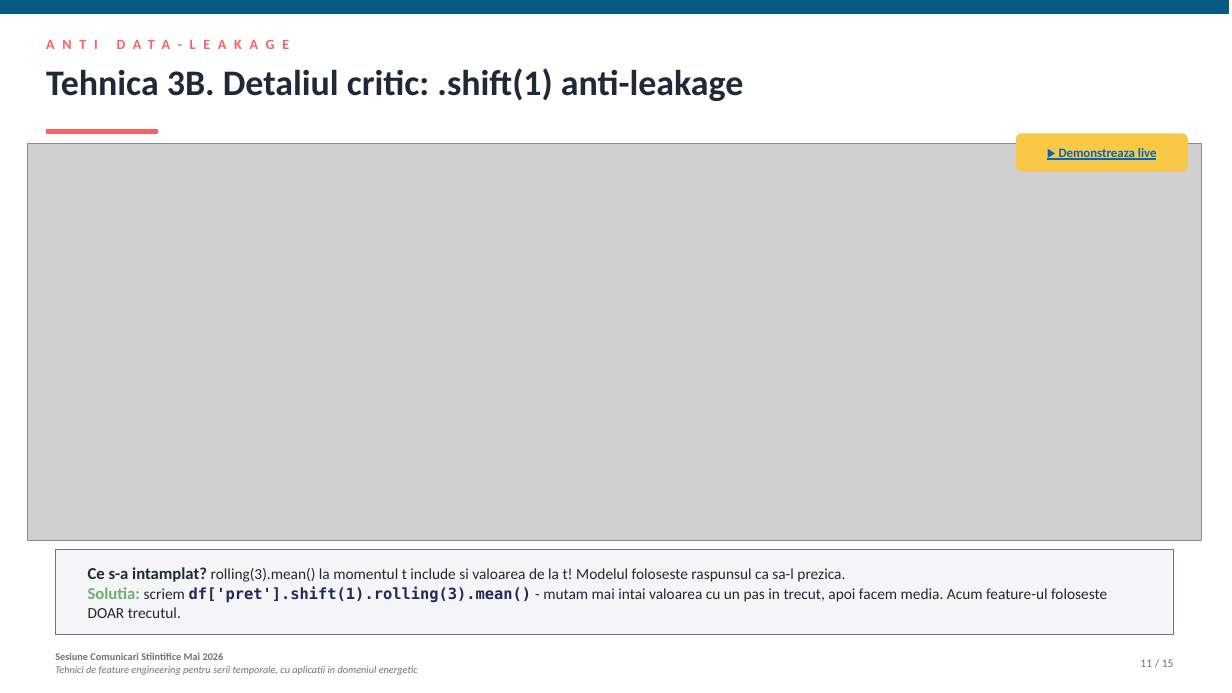
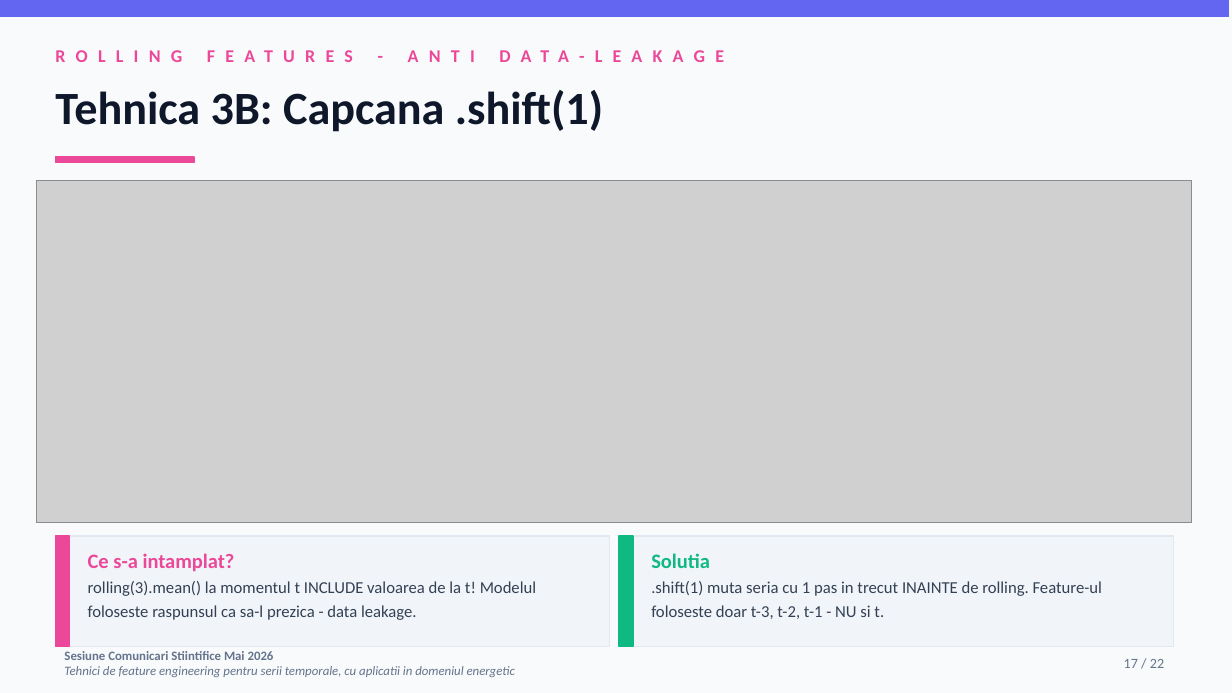
Before and after one commit to diana-nenu/Disertatie_AI_Platform, a slide deck: slide 17 of docs/SCSS/SCSS_FeatureEngineering_Diana_Nenu.pptx (slide 11 before the commit). Drawn at 1232x693 pixels with LibreOffice and Linux fonts; fonts in the diff are those of the drawing; grey boxes stand for pictures. Boxes give left, top, right and bottom in pixels: in the first picture for what was removed or moved away, otherwise in the second. Text is boxed around its words. In the diff, an @@ line names an element or a change of style, - is before the commit and + after.

Commit message:
SCSS pptx V2: rebuild complet - tema Modern Indigo, 22 slide-uri, animatii click
Refactorizare totala a prezentarii conform feedback-ului:

Structura noua (22 slide-uri vs 15):
* slide 1: titlu modern cu forme decorative
* slide 2: context lucrare cu 3 cifre evidentiate
* slide 3-5: cate un slide dedicat fiecarui set de date, cu 3 carduri
  per slide (Ce contine / La ce ne ajuta / Cum contribuie la scopul final)
  - explica concret semantica fiecarui set
* slide 6: diagrama lant Cerere -> Pret -> Oferta (de ce 3 seturi)
* slide 7: Problema 1 - datele brute (timestamp, valoare) sunt inutilizabile
* slide 8: Problema 2 - 4 pattern-uri ascunse (sezonalitate orara, ciclu
  saptamanal, autoregresivitate, trend/volatilitate)
* slide 9: Problema 3 - capcanele subtile (discontinuitati, data leakage)
* slide 10: cele 3 tehnici - overview
* slide 11-13: Tehnica 1 (Encoding ciclic) - 3 slide-uri (problema, sin/cos
  basics, solutia cerc orelor)
* slide 14-15: Tehnica 2 (Lag features) - autoregresivitate teorie + aplicare
* slide 16-17: Tehnica 3 (Rolling) - introducere + capcana shift(1)
* slide 18: cele 3 tehnici impreuna - sinergie
* slide 19: validare empirica - tabel 7 modele
* slide 20-21: concluzii pe 2 slide-uri
* slide 22: multumesc + 3 idei de retinut

Schimbari de design (cf. feedback):
* Tema noua 'Modern Indigo & Pink' (indigo 950/700/500/300 + pink 500 +
  amber accent) - inlocuieste vechea paleta Ocean Gradient
* Fonturi cu 25-30% mai mari peste tot (titluri 36pt, body 14-17pt vs 11-13)
* Hyperlinks/butoane 'Demonstreaza live' SCOASE complet (cf. cerere)
* Animatii fade-in pe click pentru blocurile principale - apar pe rand
  cand utilizatorul apasa Enter in modul Slideshow (max 8 per slide)
* Tranzitii FADE pastrate intre slide-uri
* GIF-urile animate (cerc ore, AR phi, shift1) pastrate

Toate cele 22 slide-uri rulate cu nbclient OK.

```diff
--- a/docs/SCSS/SCSS_FeatureEngineering_Diana_Nenu.pptx
+++ b/docs/SCSS/SCSS_FeatureEngineering_Diana_Nenu.pptx
@@ background #FFFFFF to #F8FAFC @@
@@ rectangle at [0,0,1229,17]: fill #065A82 to #6366F1; outline #065A82 1 pt to #6366F1 1 pt @@
@@ text at [55,90,603,132]: text changed; size 28 to 36 pt; text colour #1F2937 to #0F172A @@
-Tehnica 3B. Detaliul critic: .shift(1) anti-leakage
+Tehnica 3B: Capcana .shift(1)
@@ rounded rectangle removed at [1017,134,1188,171] @@
@@ text removed at [1059,148,1157,160] @@
-▶ Demonstreaza live
@@ rectangle: place and size @@
-rectangle at [46,129,157,133]
+rectangle at [55,157,194,163]
@@ rectangle at [55,157,194,163]: fill #F96167 to #EC4899; outline #F96167 1 pt to #EC4899 1 pt @@
@@ picture: place and size @@
-picture at [28,143,1202,541]
+picture at [37,180,1192,522]
@@ rectangle added at [55,536,610,647], fill #F1F5F9, outline #E2E8F0 1 pt @@
@@ rectangle added at [55,536,69,647], fill #EC4899, outline #EC4899 1 pt @@
@@ rectangle added at [619,536,1174,647], fill #F1F5F9, outline #E2E8F0 1 pt @@
@@ rectangle added at [619,536,633,647], fill #10B981, outline #10B981 1 pt @@
@@ rectangle removed at [55,550,1174,635] @@
@@ text "Ce s-a intamplat? rolling(3).mean() la ..." at [88,553,536,620]: vertical alignment middle to top @@
@@ text at [88,553,536,620]: text changed; size 12 to 13 pt; text colour #1F2937 to #334155 @@
-Ce s-a intamplat? rolling(3).mean() la momentul t include si valoarea de la t! Modelul foloseste raspunsul ca sa-l prezica.
-Solutia: scriem df['pret'].shift(1).rolling(3).mean() - mutam mai intai valoarea cu un pas in trecut, apoi facem media. Acum feature-ul foloseste DOAR trecutul.
+Ce s-a intamplat?
+rolling(3).mean() la momentul t INCLUDE valoarea de la t! Modelul foloseste raspunsul ca sa-l prezica - data leakage.
@@ text added at [651,553,1102,619], 13 pt, text #334155 @@
+Solutia
+.shift(1) muta seria cu 1 pas in trecut INAINTE de rolling. Feature-ul foloseste doar t-3, t-2, t-1 - NU si t.
@@ text at [88,581,417,620]: text changed; size 11 to 14 pt; text colour #F96167 to #EC4899 @@
-ANTI DATA-LEAKAGE
+ROLLING FEATURES - ANTI DATA-LEAKAGE
@@ text "Sesiune Comunicari Stiintifice Mai 2026": place and size @@
-text "Sesiune Comunicari Stiintifice Mai 2026" at [55,653,418,675]
+text "Sesiune Comunicari Stiintifice Mai 2026" at [64,651,515,677]
@@ text "Sesiune Comunicari Stiintifice Mai 2026" at [64,651,515,677]: size 8 to 10 pt, text colour #6B7280 to #64748B @@
@@ text added at [1124,659,1164,668], 11 pt, text #64748B @@
+17 / 22
@@ text removed at [1140,659,1174,667] @@
-11 / 15
```
Also in this commit, not shown: 5 other slides changed, 16 slides added, 9 slides removed.
